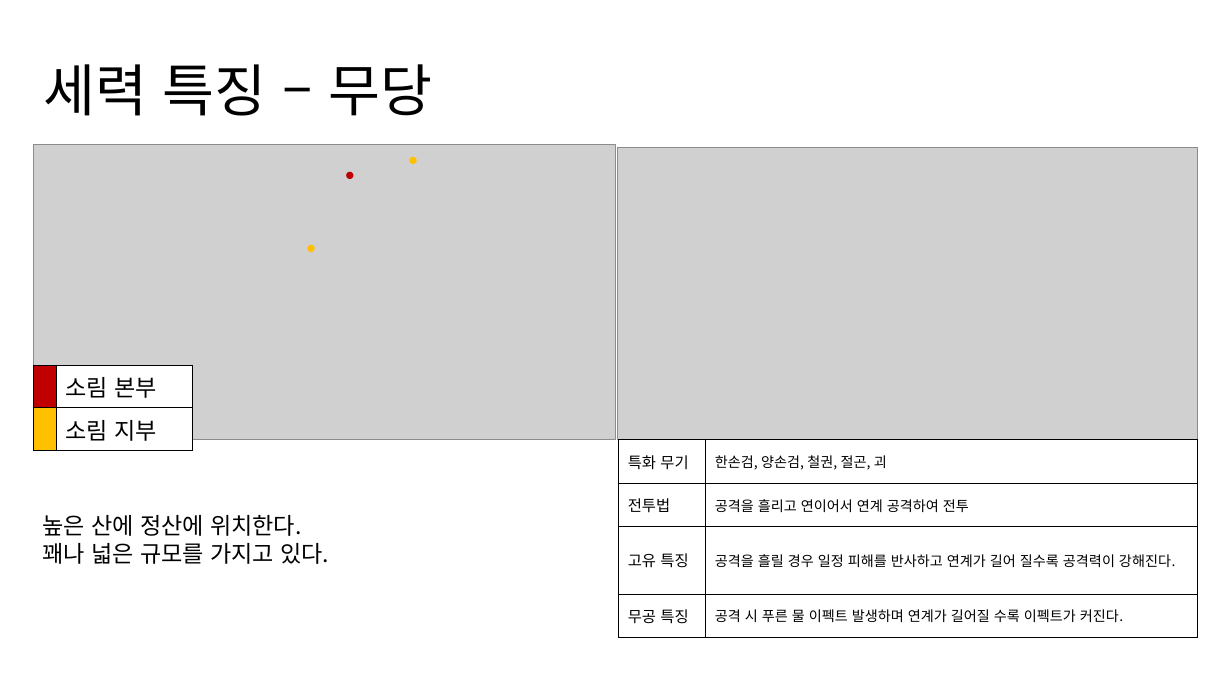
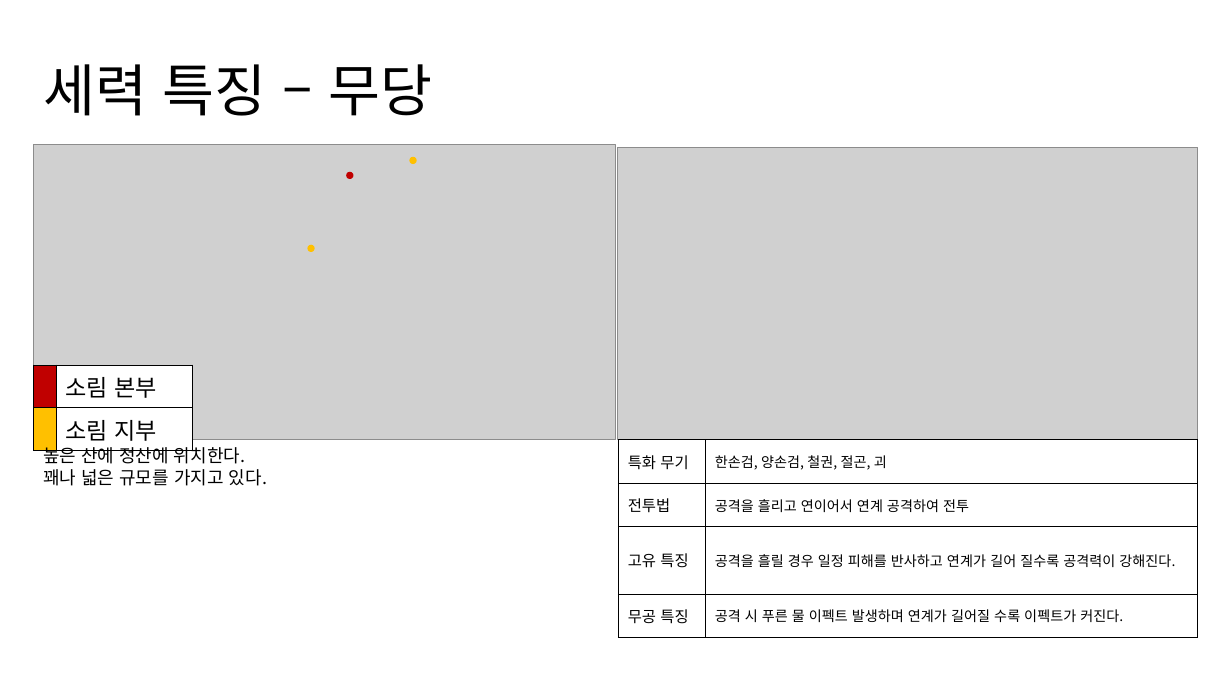
Before and after one commit to yjk0401/unityenginebasic_9th, a slide deck: slide 11 of 기획/세력 기획서.pptx (slide 9 before the commit). Drawn at 1232x693 pixels with LibreOffice and Linux fonts; fonts in the diff are those of the drawing; grey boxes stand for pictures. Boxes give left, top, right and bottom in pixels: in the first picture for what was removed or moved away, otherwise in the second. Text is boxed around its words. In the diff, an @@ line names an element or a change of style, - is before the commit and + after.

```diff
--- a/기획/세력 기획서.pptx
+++ b/기획/세력 기획서.pptx
@@ text "높은 산에 정산에 위치한다.": place and size @@
-text "높은 산에 정산에 위치한다." at [42, 515, 329, 564]
+text "높은 산에 정산에 위치한다." at [43, 444, 267, 486]
@@ text "높은 산에 정산에 위치한다." at [43, 444, 267, 486]: size 18 to 14 pt @@
```
Also in this commit, not shown: 12 other slides changed, 4 slides added, 4 other files.
